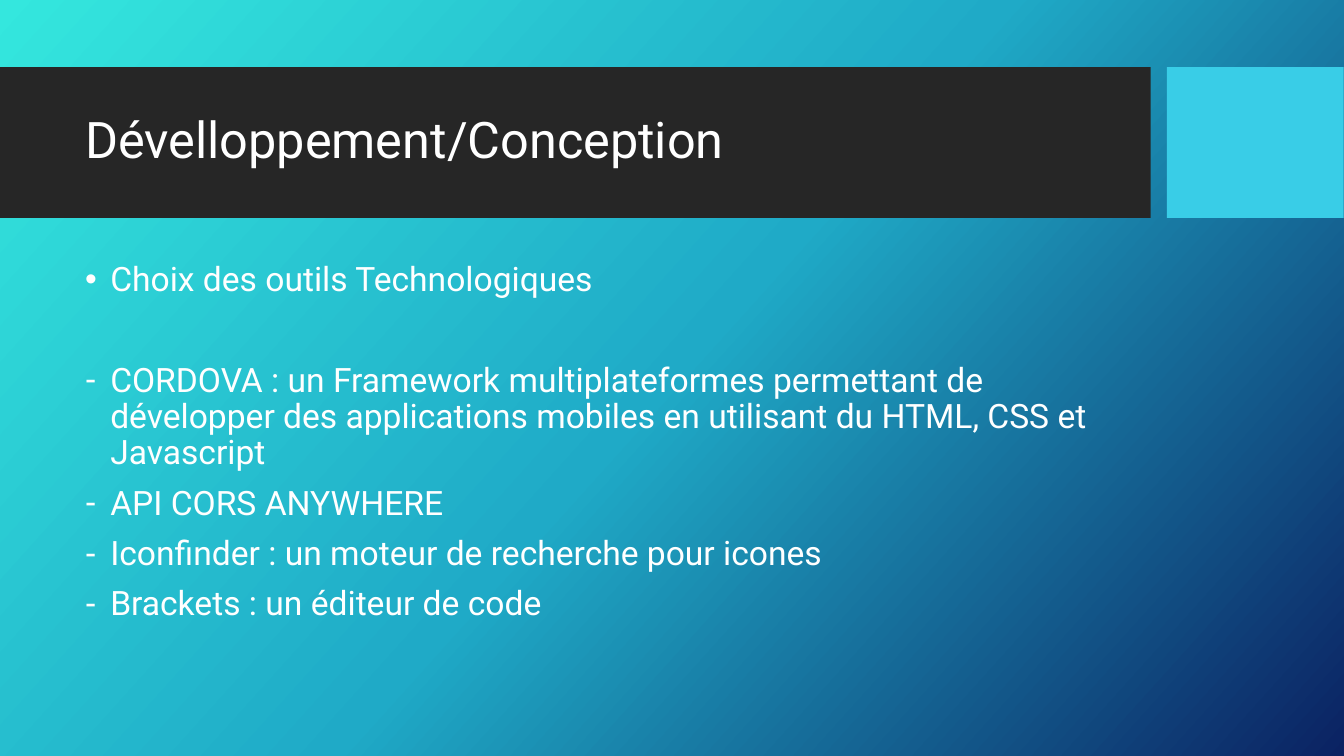
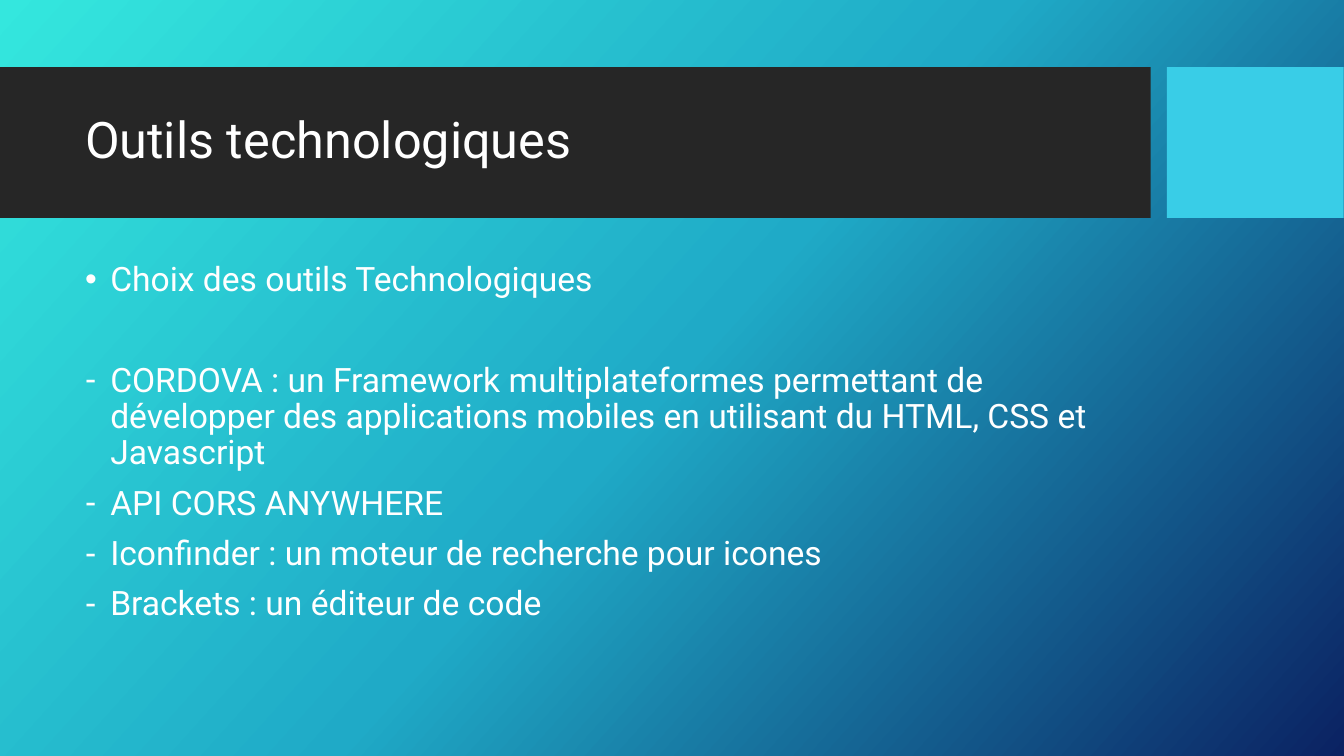
Before and after one commit to Lanagramme/NewsAntilles, a slide deck: slide 10 of DEVELLOPEUR WEB ET WEB MOBILE.pptx (slide 15 before the commit). Drawn at 1344x756 pixels with LibreOffice and Linux fonts; fonts in the diff are those of the drawing; background and template pictures are left out. Boxes give left, top, right and bottom in pixels: in the first picture for what was removed or moved away, otherwise in the second. Text is boxed around its words. In the diff, an @@ line names an element or a change of style, - is before the commit and + after.

```diff
--- a/DEVELLOPEUR WEB ET WEB MOBILE.pptx
+++ b/DEVELLOPEUR WEB ET WEB MOBILE.pptx
@@ title at <box>85,120,571,169</box>: text changed @@
-Dévelloppement/Conception
+Outils technologiques
```
Also in this commit, not shown: 5 other slides changed, 16 slides added, 2 slides removed.
